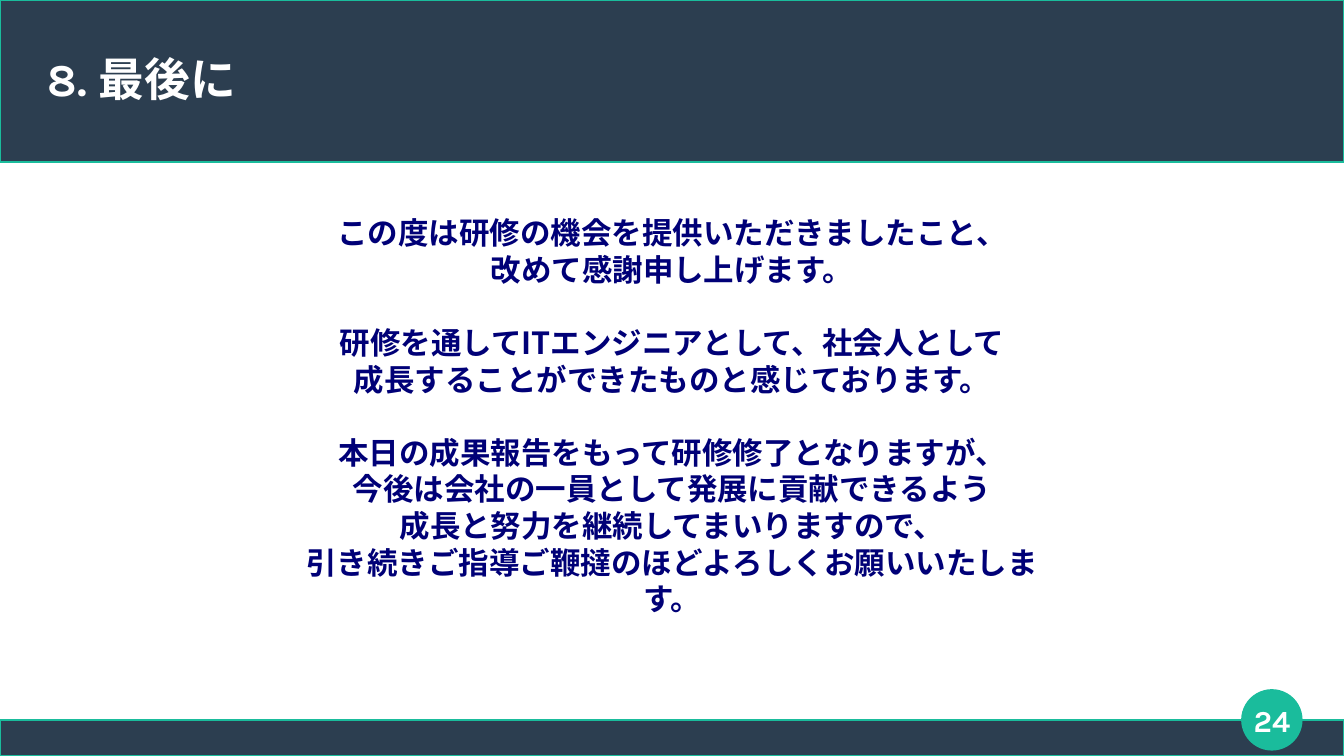
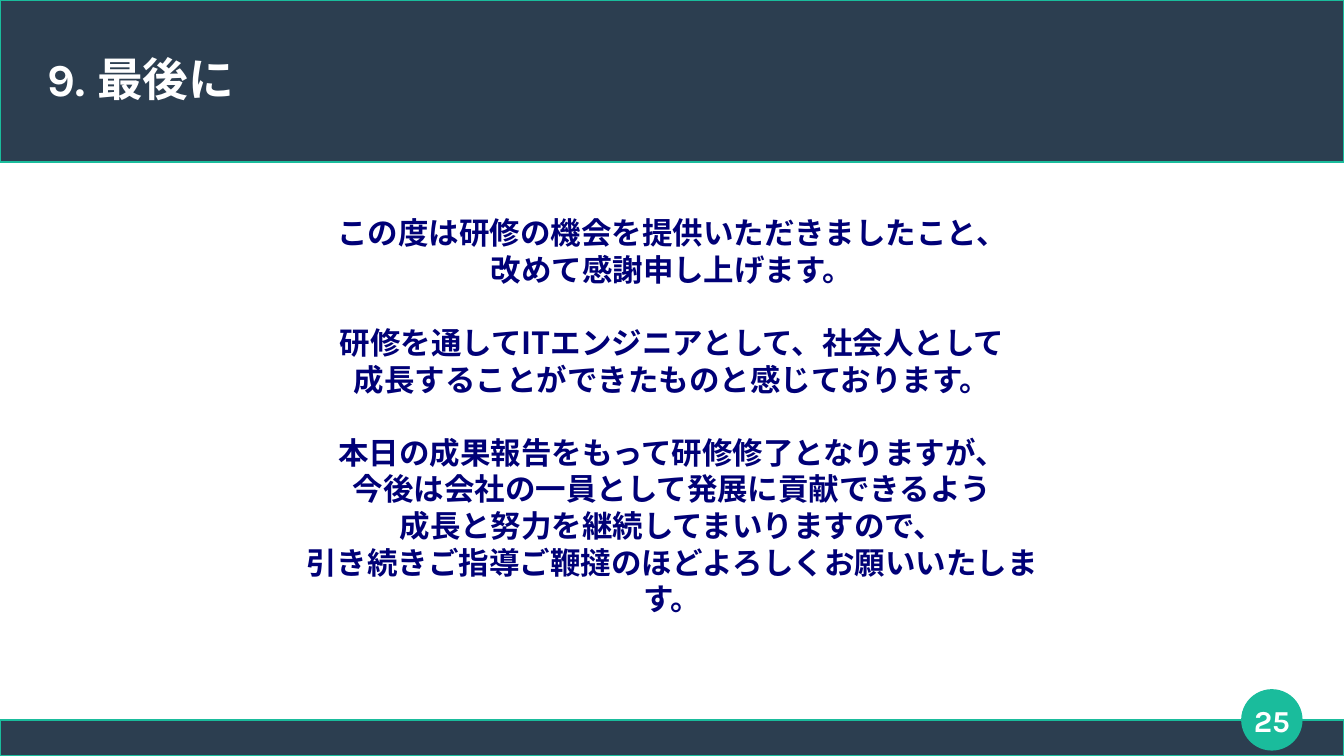
Before and after one commit to connk95/Shared-Shop, a slide deck: slide 25 of TeamUzawa_Sharing_ProjectFile/発表用スライド_チーム鵜澤.odp (slide 24 before the commit). Drawn at 1344x756 pixels with LibreOffice and Linux fonts; fonts in the diff are those of the drawing. Boxes give left, top, right and bottom in pixels: in the first picture for what was removed or moved away, otherwise in the second. Text is boxed around its words. In the diff, an @@ line names an element or a change of style, - is before the commit and + after.

```diff
--- a/TeamUzawa_Sharing_ProjectFile/発表用スライド_チーム鵜澤.odp
+++ b/TeamUzawa_Sharing_ProjectFile/発表用スライド_チーム鵜澤.odp
@@ title at <box>48,57,234,100</box>: text changed @@
-8. 最後に
+9. 最後に
@@ page number at <box>1254,712,1290,733</box>: text changed @@
-24
+25
```
Also in this commit, not shown: 11 other slides changed, 1 slide added.
